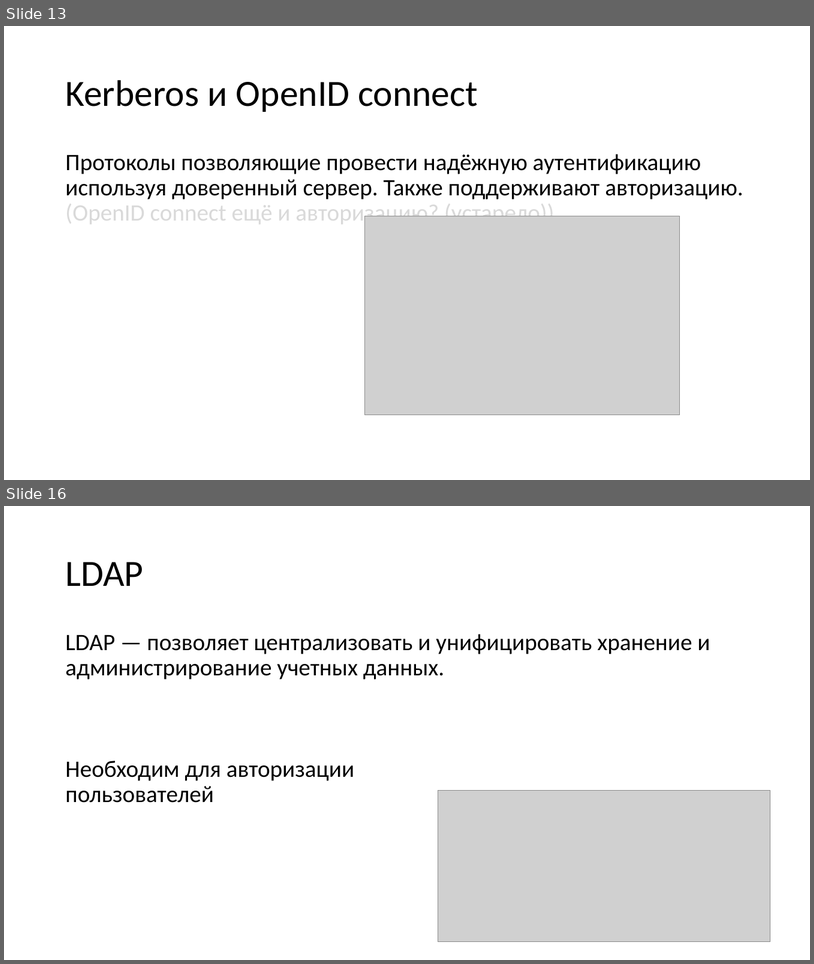
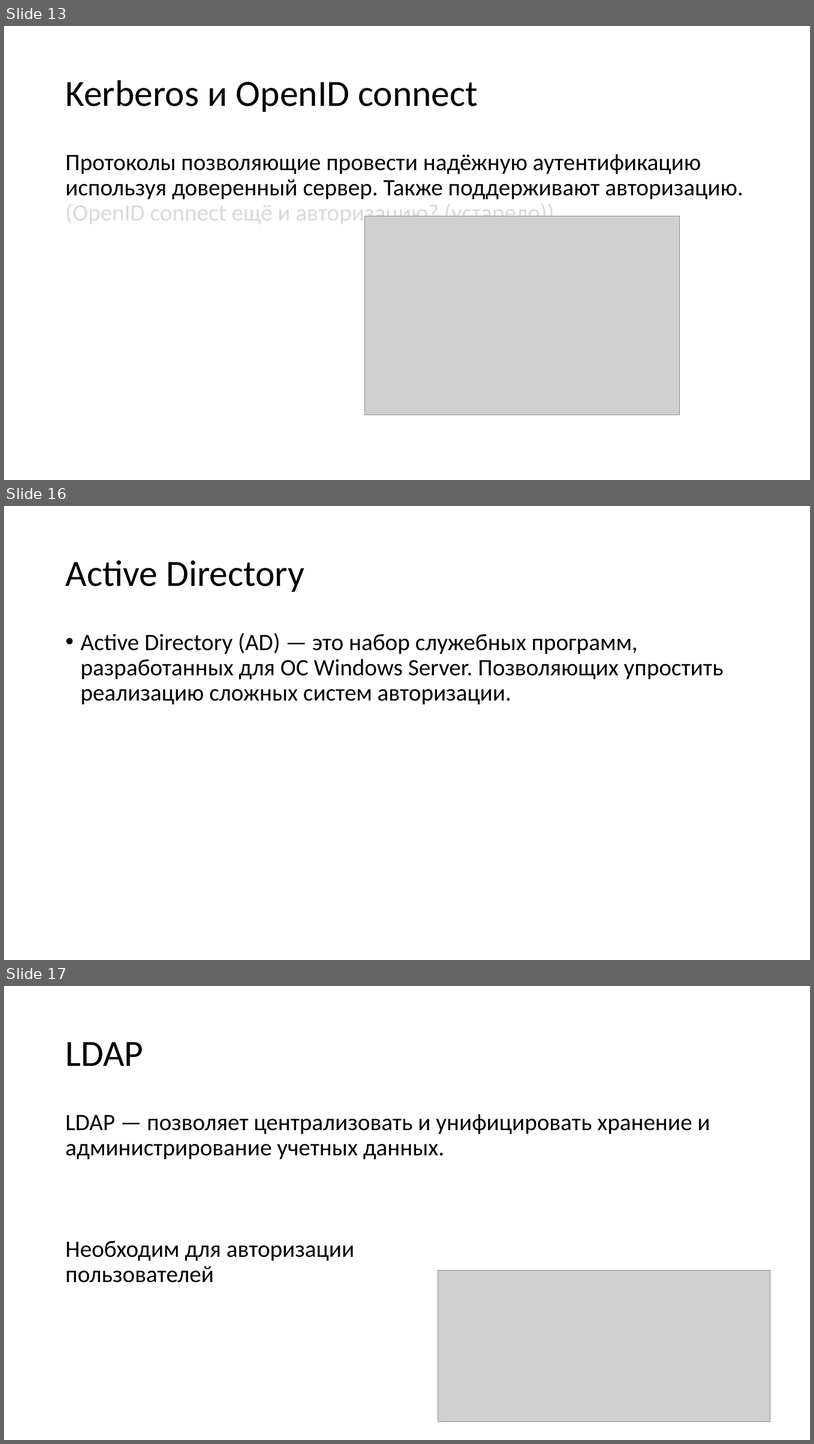
Before and after one commit to KozinOleg97/diplom, a slide deck: Vkr_p2.pptx. Shown one above the other, each under a label of ours: slides 13 and 16 before the commit, slides 13, 16 and 17 after it; the slides between them are not shown. The pictures are 814x964 and 814x1444 pixels, drawn with LibreOffice and Linux fonts; fonts in the diff are those of the drawing; grey boxes stand for pictures. Boxes give left, top, right and bottom in pixels: in the first picture for what was removed or moved away, otherwise in the second. Text is boxed around its words. In the diff, an @@ line names an element or a change of style, - is before the commit and + after.

```diff
--- a/Vkr_p2.pptx
+++ b/Vkr_p2.pptx
@@ slide 16 added at (4, 506, 810, 960), background #FFFFFF @@
@@ title added at (65, 560, 305, 592), 44 pt, text #000000 @@
+Active Directory
@@ text added at (81, 633, 724, 705), 28 pt, text #000000 @@
+• Active Directory (AD) — это набор служебных программ, разработанных для ОС Windows Server. Позволяющих упростить реализацию сложных систем авторизации.
@@ what was slide 16 is now slide 17 @@
```
Also in this commit, not shown: 1 slide changed, 2 other slides added, 2 slides removed, 1 other file.
